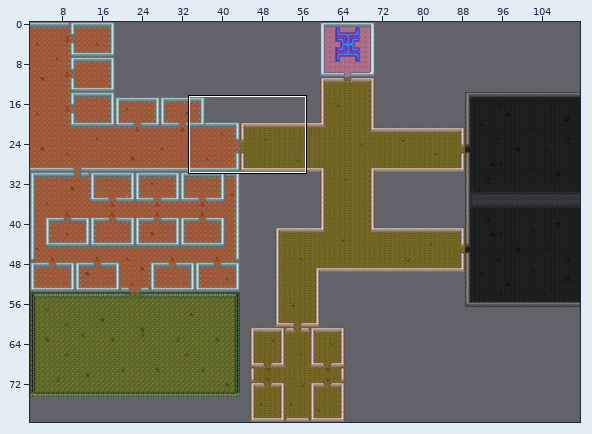
Two states of a Tiled map, assets/tilesets_mapfiles/stage_2.tmx. Above, an overview of the earlier version with the close-up marked.
Close-up. As it was:
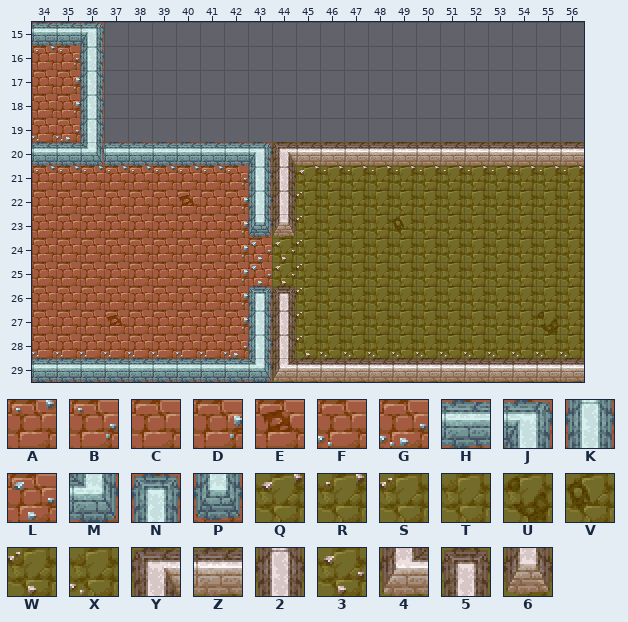
Cells are 24x24 px. Shown: x 34..56, y 15..29. The commit also changed other parts of the map, which this record leaves out.
Key: from "tileset_stage_2": A 10, B 11, C 34, D 35, E 43, F 58, G 59, H 73, J 74, K 96, L 106, M 122, N 145, P 193, Q 585, R 586, S 609, T 610, U 613, V 619, W 633, X 634, Y 648, Z 649, 2 672, 3 682, 4 696, 5 721, 6 769.
_ is an empty cell.
Layer "Capa de Patrones 1" before, first column x 34:
15 HHJ____________________
16 ABK____________________
17 CDK____________________
18 CDK____________________
19 FGK____________________
20 HHMHHHHHHJYZZZZZZZZZZZZ
21 AAAAAAAABK2QRRRRRRRRRRR
22 CCCCCCECDK2STTTTTTTTTTT
23 CCCCCCCCDP6STTTVTTTTTTT
24 CCCCCCCCDL3STTTTTTTTTTT
25 CCCCCCCCDL3STTTTTTTTTTT
26 CCCCCCCCDN5STTTTTTTTTTT
27 CCCECCCCDK2STTTTTTTTTUT
28 FFFFFFFFGK2WXXXXXXXXXXX
29 HHHHHHHHHM4ZZZZZZZZZZZZ
After:
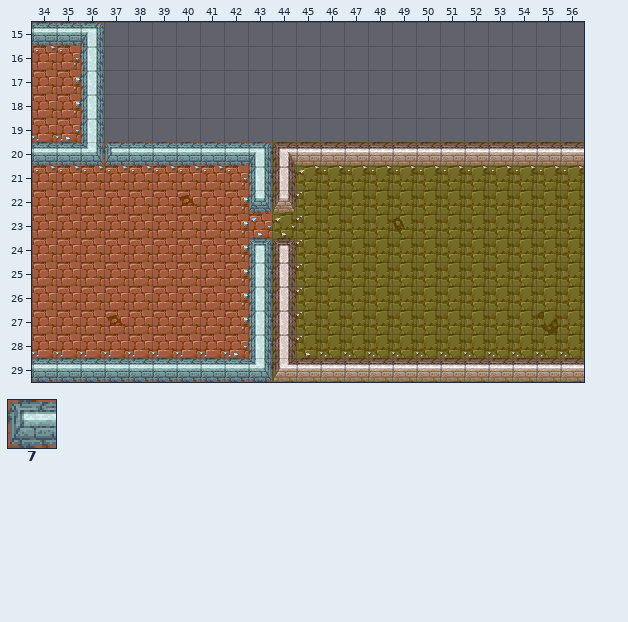
Further tiles: from "tileset_stage_2": 7 168.
From old to new:
Changed rows in their new state; . is an unchanged cell.
Layer "Capa de Patrones 1":
first column x 37:
20 7.......
22 ......P6
23 ......L3
24 ......N5
25 ......K2
26 ......K2
